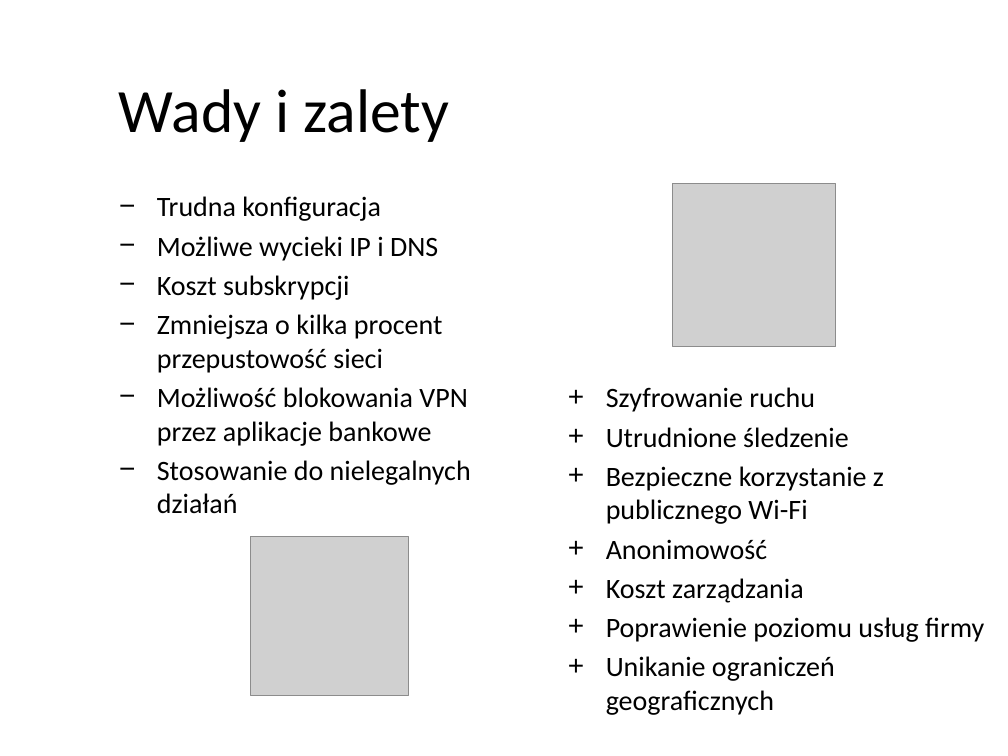
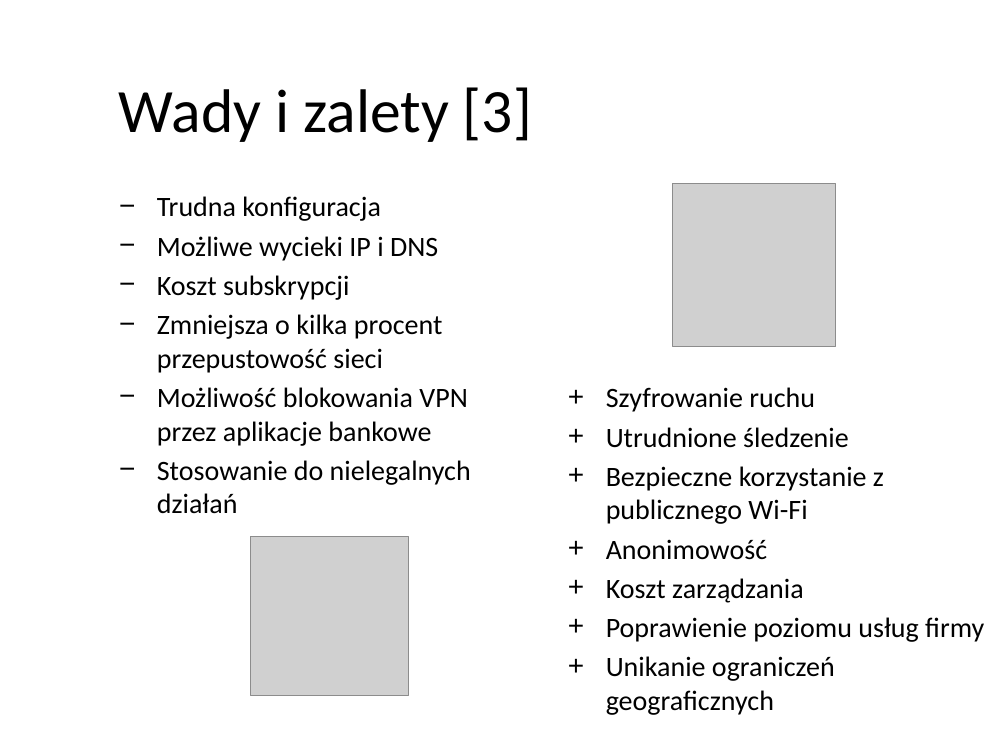
Before and after one commit to pwr227078/Reports, a slide deck: slide 8 of VPN/VPN.pptx (slide 7 before the commit). Drawn at 1008x756 pixels with LibreOffice and Linux fonts; fonts in the diff are those of the drawing; grey boxes stand for pictures; background and template pictures are left out. Boxes give left, top, right and bottom in pixels: in the first picture for what was removed or moved away, otherwise in the second. Text is boxed around its words. In the diff, an @@ line names an element or a change of style, - is before the commit and + after.

```diff
--- a/VPN/VPN.pptx
+++ b/VPN/VPN.pptx
@@ text at (119,87,532,142): text changed @@
-Wady i zalety
+Wady i zalety [3]
```
Also in this commit, not shown: 12 other slides changed, 2 slides added, 2 other files.
